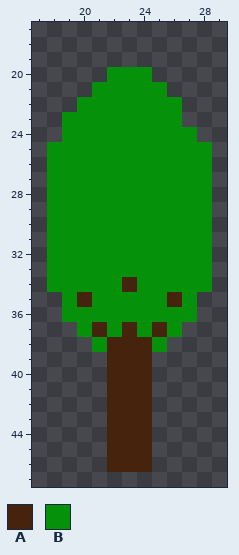
Edited in one commit: pixel-art sprite (core/assets/variation/Tree01.png). Above: the version before the commit.
The file is 48x48 pixels. Shown: x 17..29, y 17..47.
Palette (. is transparent): A #45230d  B #059109
Pixels before, first column x 18:
20 ....BBB....
21 ...BBBBB...
22 ..BBBBBBB..
23 .BBBBBBBB..
24 .BBBBBBBBB.
25 BBBBBBBBBBB
26 BBBBBBBBBBB
27 BBBBBBBBBBB
28 BBBBBBBBBBB
29 BBBBBBBBBBB
30 BBBBBBBBBBB
31 BBBBBBBBBBB
32 BBBBBBBBBBB
33 BBBBBBBBBBB
34 BBBBBABBBBB
35 .BABBBBBAB.
36 .BBBBBBBBB.
37 ..BABABAB..
38 ...BAAAB...
39 ....AAA....
40 ....AAA....
41 ....AAA....
42 ....AAA....
43 ....AAA....
44 ....AAA....
45 ....AAA....
46 ....AAA....
And afterwards:
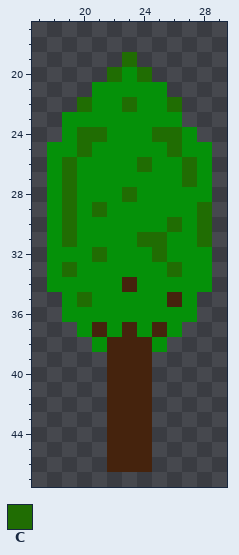
Colours new in this view: C #206d03
Edits made:
The edit adds colour C in row 19 at x 23.
Colour A gives way to colour C in row 35 at x 20.
Colour B gives way to colour C in row 20 at x 22 and 24; in row 22 at x 20, 23 and 26; in row 24 at x 20 to 21 and 25 to 26; in row 25 at x 20 and 26; in row 26 at x 19, 24 and 27; in row 27 at x 19 and 27.
Colour B gives way to colour C in row 28 at x 19 and 23; in row 29 at x 19, 21 and 28; in row 30 at x 19, 26 and 28; in row 31 at x 19, 24 to 25 and 28; in row 32 at x 21 and 25; in row 33 at x 19 and 26.
